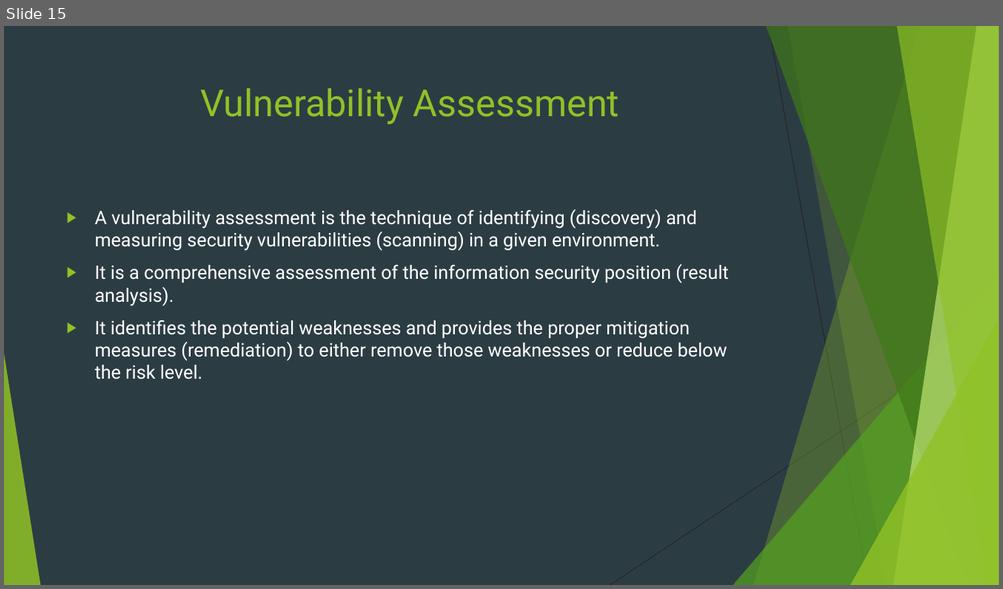
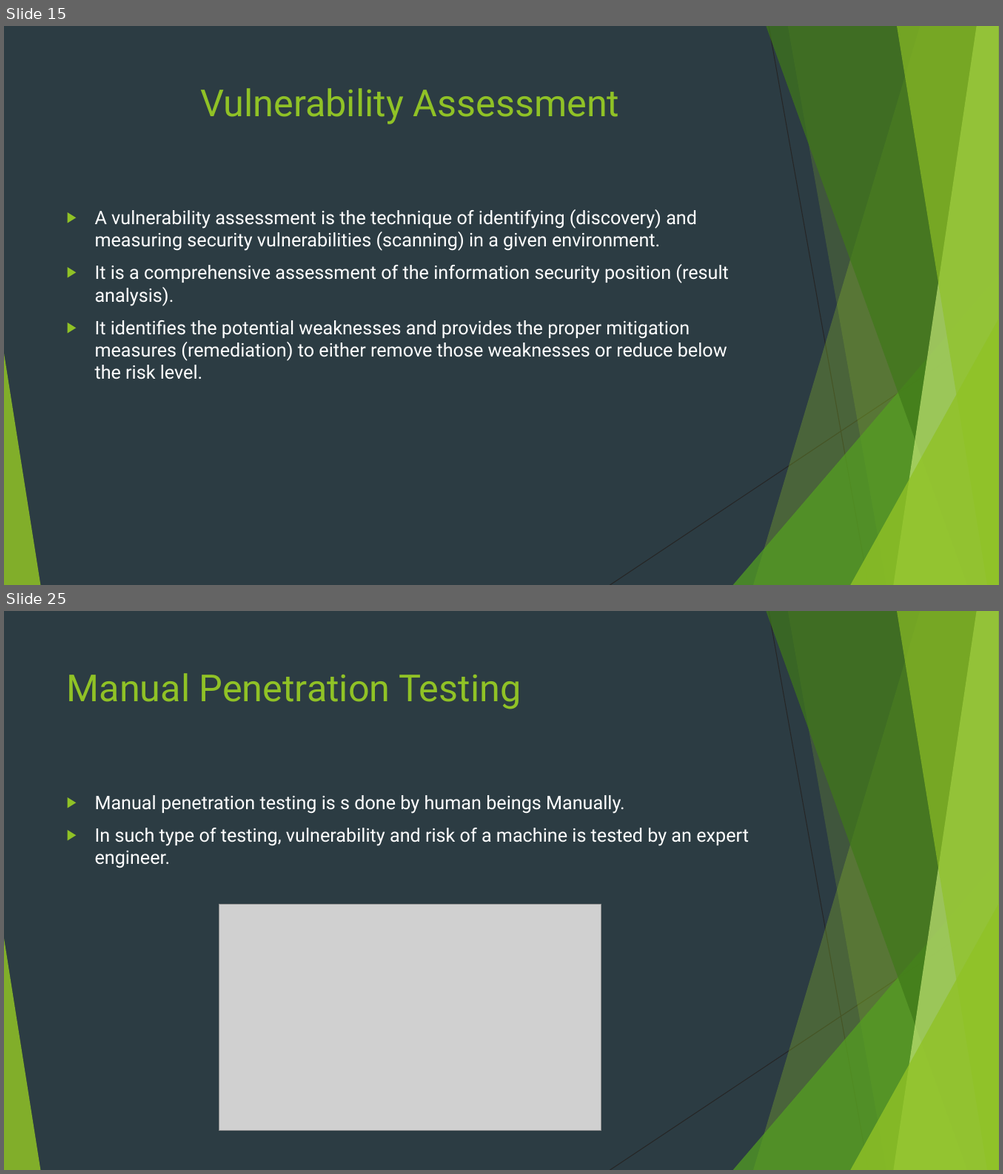
Before and after one commit to Navo26/SecurityTesting, a slide deck: PENETRATION TESTING.pptx. Shown one above the other, each under a label of ours: slide 15 before the commit, slides 15 and 25 after it; the slides between them are not shown. The pictures are 1003x589 and 1003x1174 pixels, drawn with LibreOffice and Linux fonts; fonts in the diff are those of the drawing; grey boxes stand for pictures. Boxes give left, top, right and bottom in pixels: in the first picture for what was removed or moved away, otherwise in the second. Text is boxed around its words. In the diff, an @@ line names an element or a change of style, - is before the commit and + after.

```diff
--- a/PENETRATION TESTING.pptx
+++ b/PENETRATION TESTING.pptx
@@ slide 25 added at (4,611,999,1170), background #2C3C43; not listed: 10 template elements that a slide beside it also shows @@
@@ title added at (67,673,521,709), 36 pt, text #90C226 @@
+Manual Penetration Testing
@@ text added at (95,795,748,869), 18 pt, text #FFFFFF @@
+▶ Manual penetration testing is s done by human beings Manually.
+▶ In such type of testing, vulnerability and risk of a machine is tested by an expert engineer.
@@ picture added at (219,905,601,1131) @@
```
Also in this commit, not shown: 4 slides changed, 30 other slides added.
